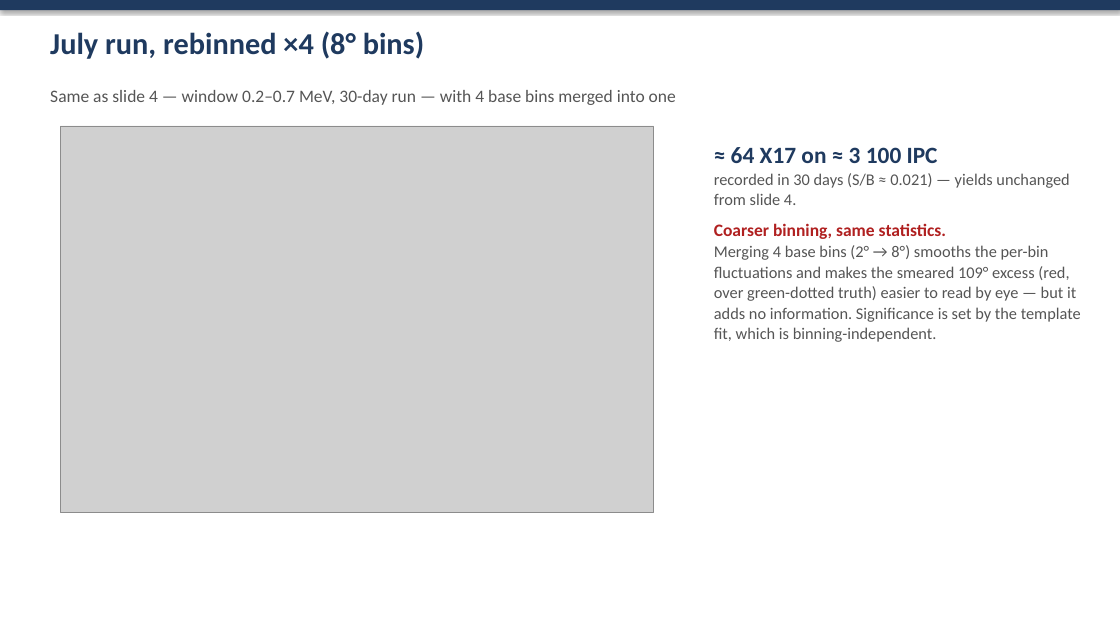
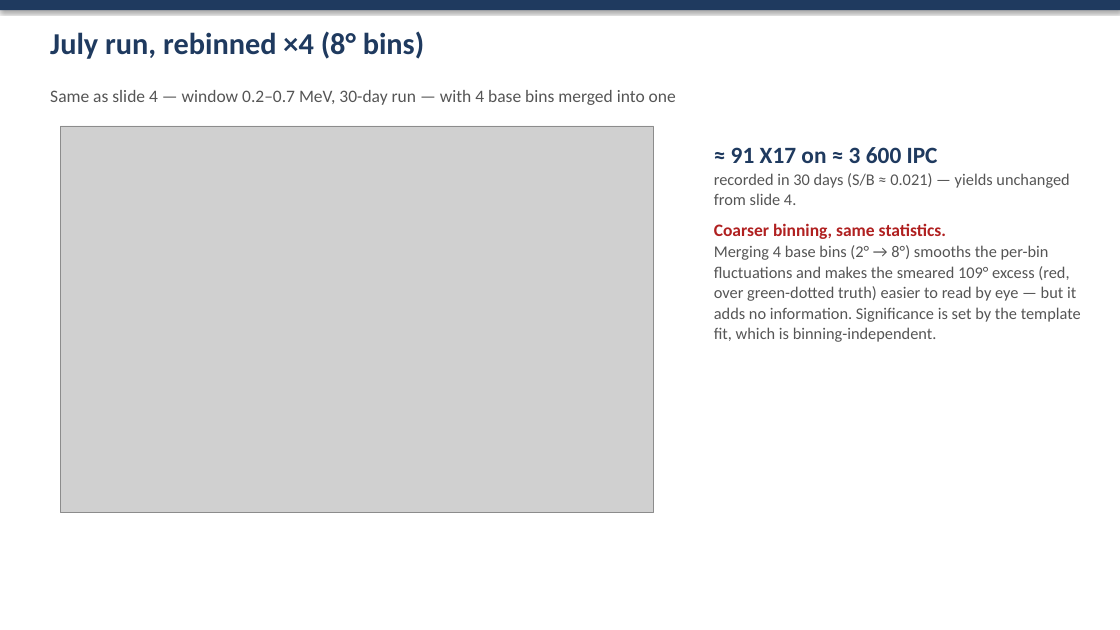
Before and after one commit to Dyn0402/MX17_Full_Geant, a slide deck: slide 15 of docs/slides/MX17_results.pptx. Drawn at 1120x630 pixels with LibreOffice and Linux fonts; fonts in the diff are those of the drawing; grey boxes stand for pictures. Boxes give left, top, right and bottom in pixels: in the first picture for what was removed or moved away, otherwise in the second. Text is boxed around its words. In the diff, an @@ line names an element or a change of style, - is before the commit and + after.

```diff
--- a/docs/slides/MX17_results.pptx
+++ b/docs/slides/MX17_results.pptx
@@ text at box(731, 147, 938, 163): text changed @@
-≈ 64 X17 on ≈ 3 100 IPC
+≈ 91 X17 on ≈ 3 600 IPC
```
Also in this commit, not shown: 6 other slides changed, 6 other files.
